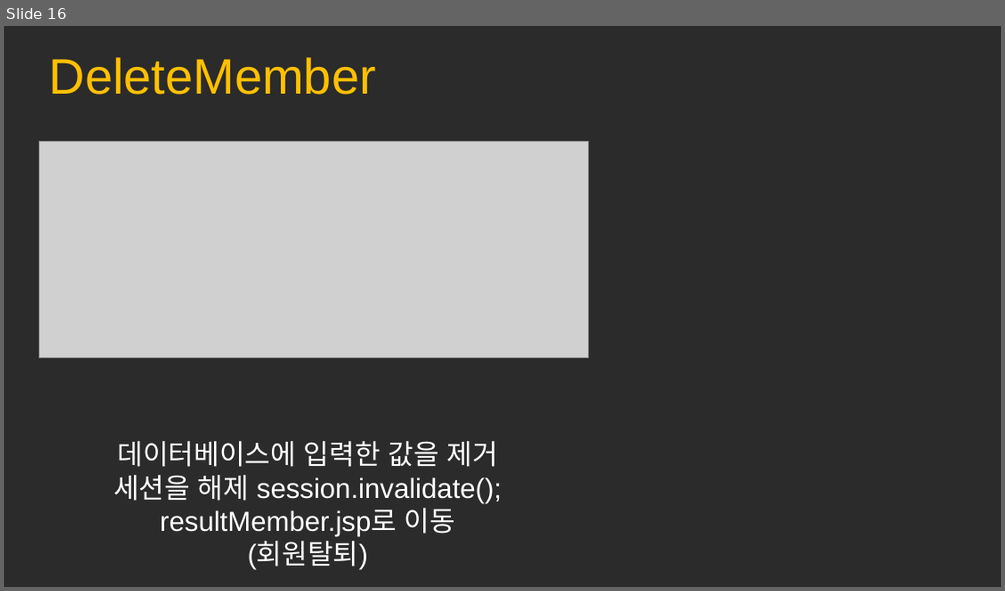
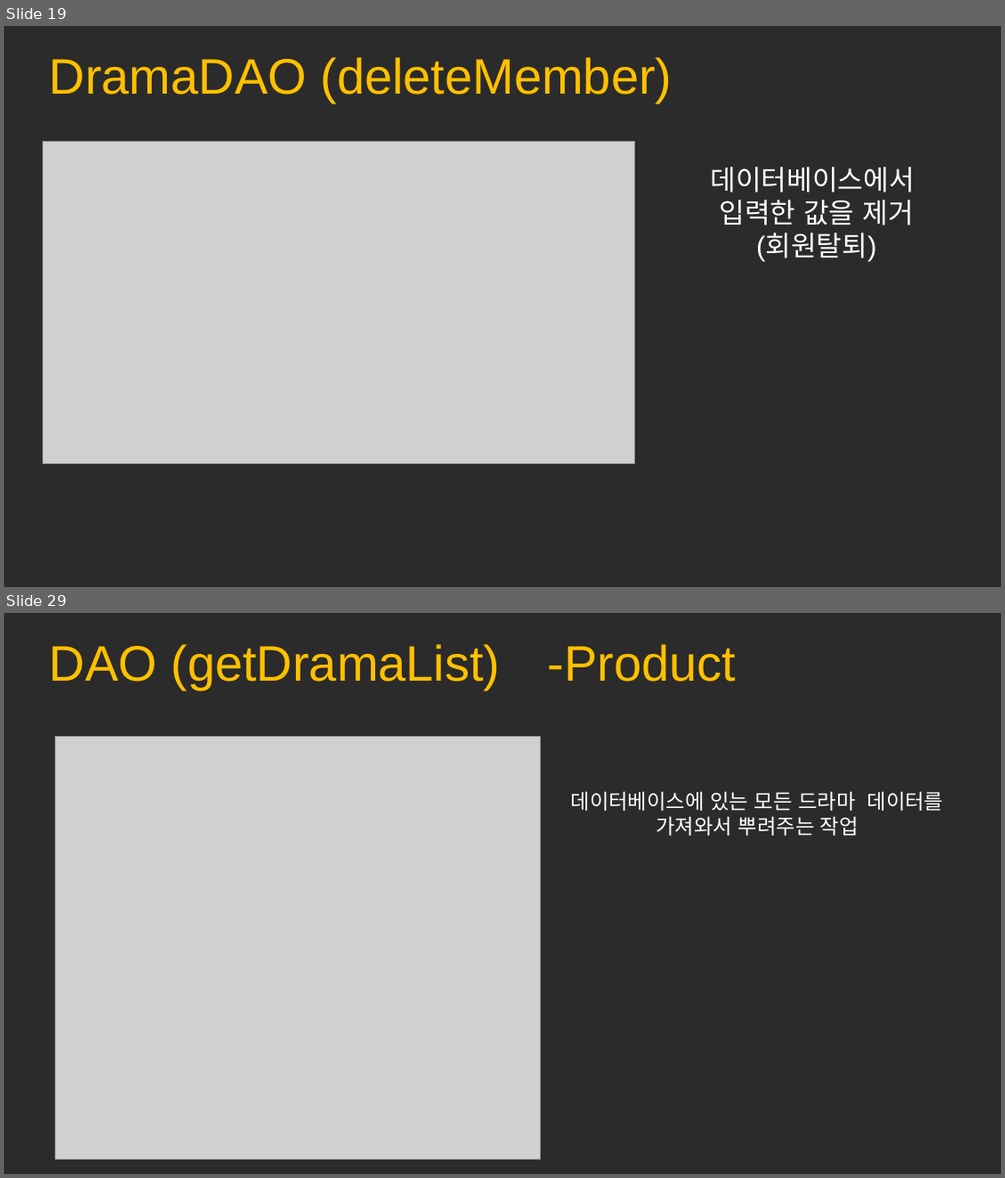
Before and after one commit to mina0502/portfolio, a slide deck: jsp/JSP.pptx. Shown one above the other, each under a label of ours: slide 16 before the commit, slides 19 and 29 after it; the slides between them are not shown. The pictures are 1005x591 and 1005x1178 pixels, drawn with LibreOffice and Linux fonts; fonts in the diff are those of the drawing; grey boxes stand for pictures; background and template pictures are left out; a plain dark background stands for a picture behind light text. Boxes give left, top, right and bottom in pixels: in the first picture for what was removed or moved away, otherwise in the second. Text is boxed around its words. In the diff, an @@ line names an element or a change of style, - is before the commit and + after.

```diff
--- a/jsp/JSP.pptx
+++ b/jsp/JSP.pptx
@@ slide 29 added at [4,613,1001,1174], background picture (left out) @@
@@ text added at [49,644,736,690], 36 pt, text #FFC000 @@
+DAO (getDramaList) -Product
@@ picture added at [55,737,541,1159] @@
@@ text added at [571,791,944,835], 15 pt, text #FFFFFF @@
+데이터베이스에 있는 모든 드라마 데이터를
+가져와서 뿌려주는 작업
@@ what was slide 16 is now slide 19 @@
@@ slide 19 changed as well @@
@@ text at [49,57,672,103]: text changed @@
-DeleteMember
+DramaDAO (deleteMember)
@@ picture: place and size @@
-picture at [39,142,588,358]
+picture at [43,142,635,464]
@@ text "데이터베이스에서": place and size @@
-text "데이터베이스에서" at [113,441,502,570]
+text "데이터베이스에서" at [711,167,914,262]
@@ text at [711,167,914,225]: text changed @@
-데이터베이스에 입력한 값을 제거
-세션을 해제 session.invalidate();
-resultMember.jsp로 이동
+데이터베이스에서
+입력한 값을 제거
```
Also in this commit, not shown: 2 other slides changed, 25 other slides added, 1 slide removed.
